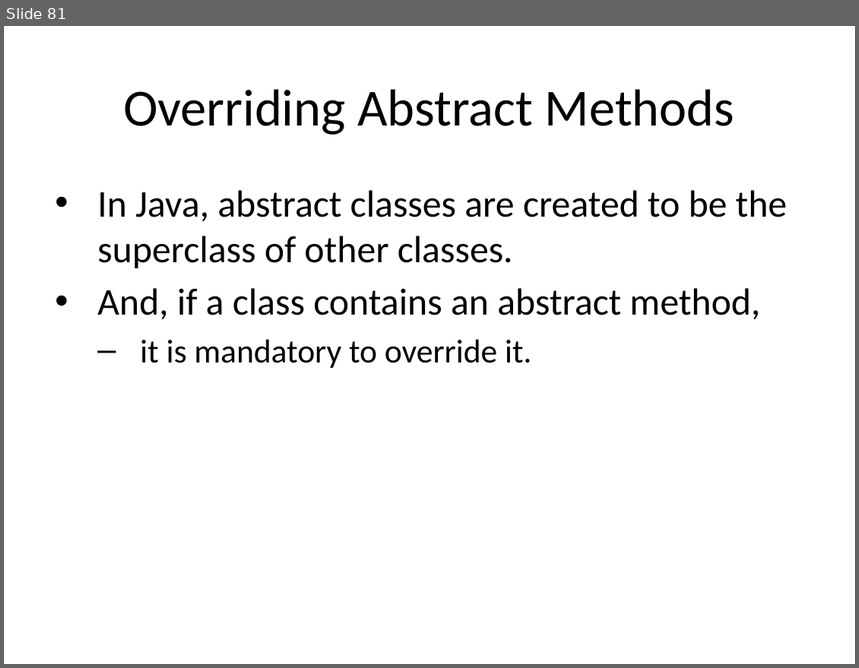
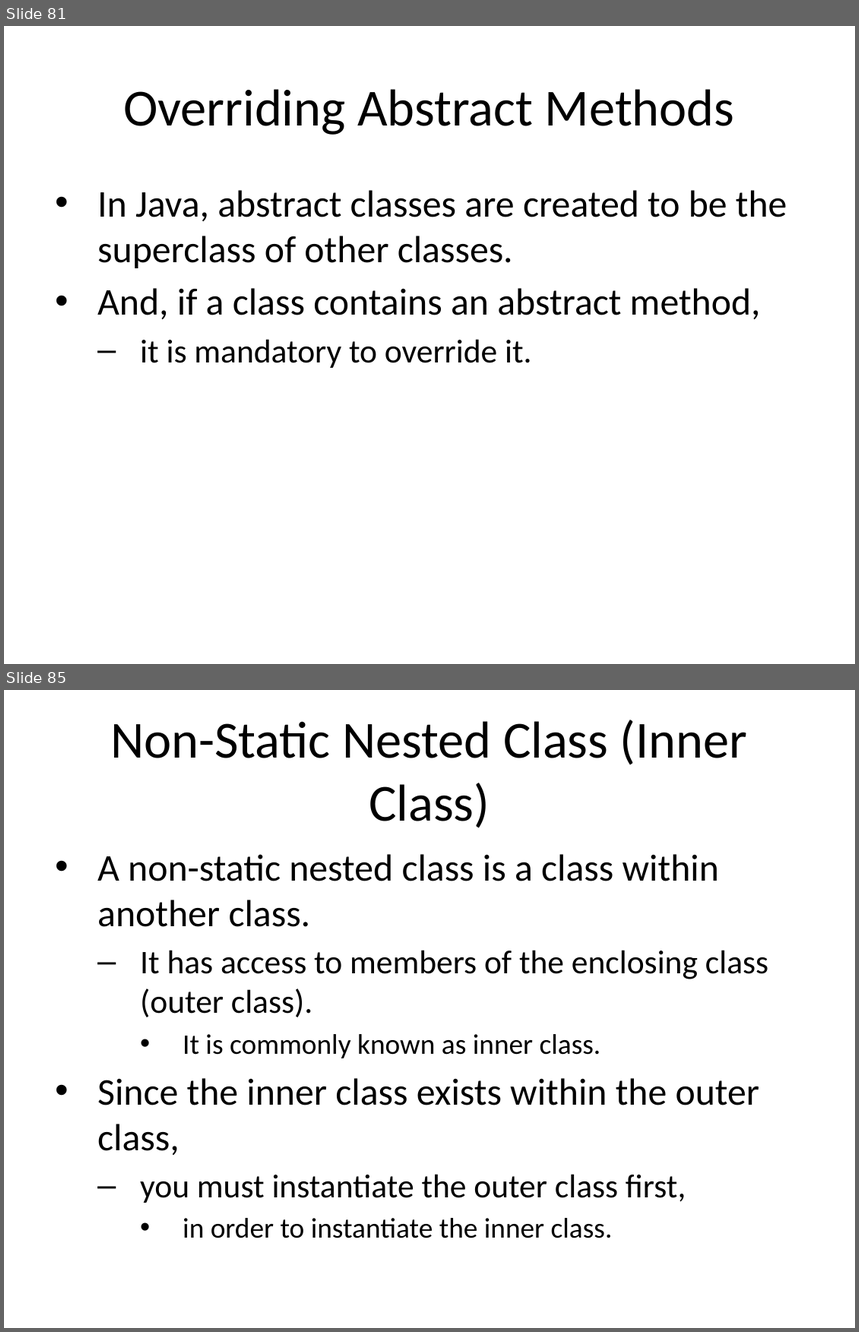
Before and after one commit to ucoruh/ce204-object-oriented-programming, a slide deck: docs/week-2/ce204-week-2.md_word.pptx. Shown one above the other, each under a label of ours: slide 81 before the commit, slides 81 and 85 after it; the slides between them are not shown. The pictures are 859x668 and 859x1332 pixels, drawn with LibreOffice and Linux fonts; fonts in the diff are those of the drawing. Boxes give left, top, right and bottom in pixels: in the first picture for what was removed or moved away, otherwise in the second. Text is boxed around its words. In the diff, an @@ line names an element or a change of style, - is before the commit and + after.

```diff
--- a/docs/week-2/ce204-week-2.md_word.pptx
+++ b/docs/week-2/ce204-week-2.md_word.pptx
@@ slide 85 added at box(4, 690, 855, 1328), background #FFFFFF @@
@@ title added at box(110, 720, 748, 828), 44 pt, text #000000 @@
+Non-Static Nested Class (Inner Class)
@@ text added at box(97, 854, 769, 1239), 32 pt, text #000000 @@
+• A non-static nested class is a class within another class.
+  – It has access to members of the enclosing class (outer class).
+    • It is commonly known as inner class.
+• Since the inner class exists within the outer class,
+  – you must instantiate the outer class first,
+    • in order to instantiate the inner class.
```
Also in this commit, not shown: 103 other slides added, 6 other files.
